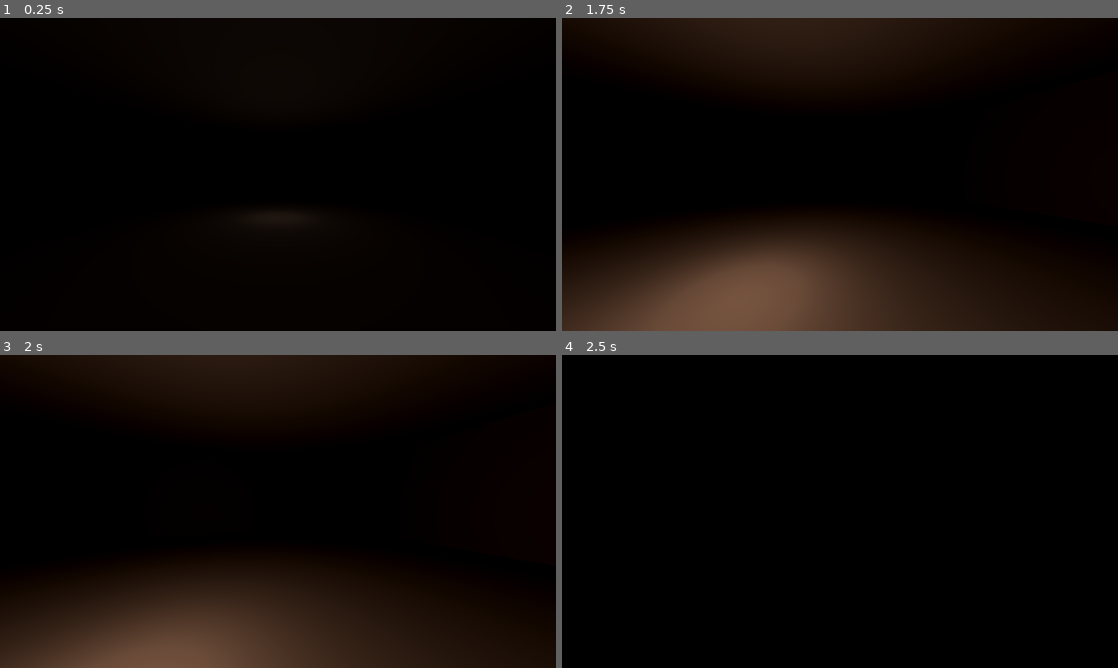
Above: before the commit, frames 1-4 (two rows, left to right).
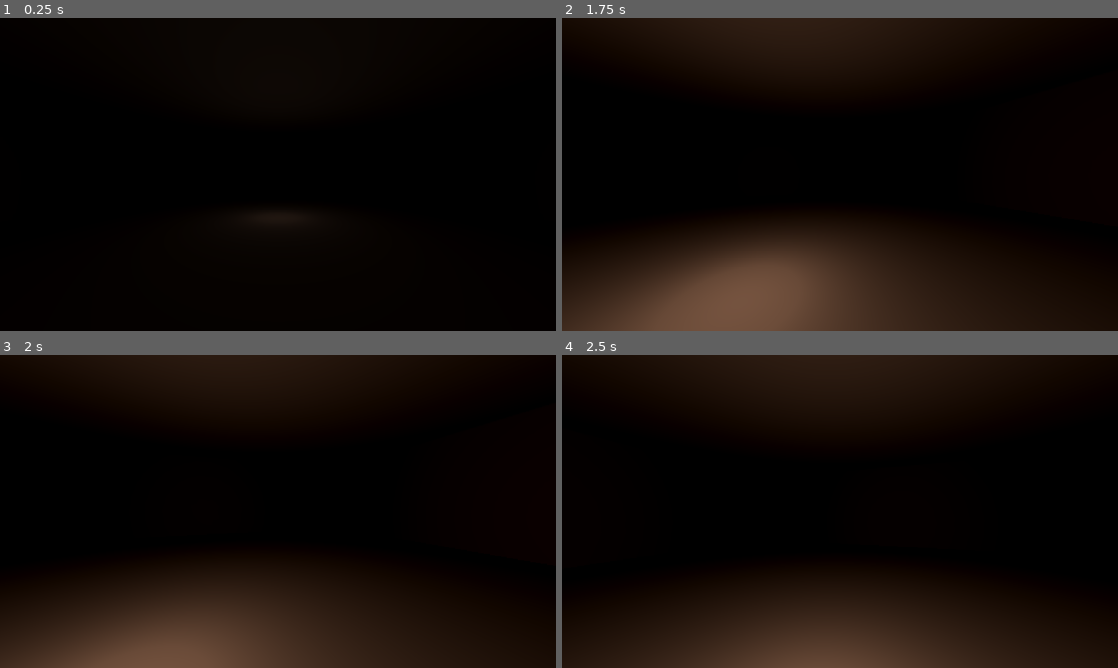
Above: after the commit, the same moments.

Repository: NikolayLobkov/3hourjam
Game: Godot game, scene res://levels/test_room.tscn
Same seed, same stepped clock (60 frames per second), same inputs: the game is played once before the commit and once after it. This scene is started directly instead of the project's main scene. The engine's default icon, where the game draws it, is replaced by a stand-in: a white triangle on a blue panel in a dark square.
Inputs (mouse positions are in pixels of both pictures, inside the frame that each line leads up to):
- Up to frame 1 (0.25 s): no input
- Up to frame 2 (1.75 s): tap Enter at 0.5 s; move the mouse to (834, 180) at 0.52 s; hold W (move_forward) from 0.53 s (still down); tap 1 (action_1) at 0.6 s; tap 2 (action_2) at 0.8, 1.35 s; move the mouse to (878, 177) at 1.27 s; tap 3 (action_3) at 1.55 s
- Up to frame 3 (2 s): keep holding W (move_forward)
- Up to frame 4 (2.5 s): keep holding W (move_forward); move the mouse to (795, 508) at 2.02 s; tap 3 (action_3) at 2.1 s; tap 4 (action_4) at 2.3 s

Frames 1-3 are identical in both runs. In frame 4, 33% of the frame differs, in the area x 0-100%, y 0-100%.
Error before the commit: Invalid access to property or key 'global_position' on a base object of type 'null instance'. (res://objects/ritual_area.gd:20)
Error after the commit: Invalid assignment of property or key 'combination' with value of type 'String' on a base object of type 'null instance'. (res://objects/ritual_area.gd:16)

Commit message:
simple_action_system

Diff:
--- a/UI/qte_game.gd
+++ b/UI/qte_game.gd
@@ -4,18 +4,13 @@
 signal combination_successed
 signal combination_failed
 
+
 @onready var main: Control = $Main
-@onready var pool: Control = $Pool
+
 
 var playing: bool = false
 var combination: String = '123456'
 
-func _physics_process(_delta: float) -> void:
-	if not playing: return
-
-
-
-
 
 func start() -> void:
 	playing = true
--- a/UI/qte_game.tscn
+++ b/UI/qte_game.tscn
@@ -1,12 +1,12 @@
-[gd_scene load_steps=3 format=3 uid="uid://blha2pgibs2lf"]
+[gd_scene load_steps=2 format=3 uid="uid://blha2pgibs2lf"]
 
 [ext_resource type="Script" uid="uid://dmyxj62kcu2oe" path="res://UI/qte_game.gd" id="1_t0a1t"]
-[ext_resource type="PackedScene" uid="uid://bt0cex65wlu7q" path="res://UI/qte_action.tscn" id="2_pf8v2"]
 
 [node name="QTEGame" type="CanvasLayer"]
 script = ExtResource("1_t0a1t")
 
 [node name="Main" type="Control" parent="."]
+visible = false
 layout_mode = 3
 anchors_preset = 15
 anchor_right = 1.0
@@ -15,53 +15,49 @@
 grow_vertical = 2
 mouse_filter = 1
 
-[node name="Pool" type="Control" parent="."]
+[node name="HBoxContainer" type="HBoxContainer" parent="Main"]
+layout_mode = 1
+anchors_preset = 14
+anchor_top = 0.5
+anchor_right = 1.0
+anchor_bottom = 0.5
+offset_top = -65.0
+offset_bottom = 65.0
+grow_horizontal = 2
+grow_vertical = 2
+alignment = 1
+
+[node name="Button" type="Button" parent="Main/HBoxContainer"]
+layout_mode = 2
+text = "Поклон"
+
+[node name="Button2" type="Button" parent="Main/HBoxContainer"]
+layout_mode = 2
+text = "Пустить кровь"
+
+[node name="Button3" type="Button" parent="Main/HBoxContainer"]
+layout_mode = 2
+text = "Петь"
+
+[node name="Book" type="Control" parent="."]
 visible = false
 layout_mode = 3
-anchors_preset = 0
-offset_left = 554.0
-offset_top = -184.0
-offset_right = 594.0
-offset_bottom = -144.0
+anchors_preset = 15
+anchor_right = 1.0
+anchor_bottom = 1.0
+grow_horizontal = 2
+grow_vertical = 2
 
-[node name="1" parent="Pool" instance=ExtResource("2_pf8v2")]
-layout_mode = 0
-offset_left = 0.0
-offset_top = 0.0
-offset_right = 40.0
-offset_bottom = 40.0
-
-[node name="2" parent="Pool" instance=ExtResource("2_pf8v2")]
-layout_mode = 0
-offset_left = 0.0
-offset_top = 0.0
-offset_right = 40.0
-offset_bottom = 40.0
-
-[node name="3" parent="Pool" instance=ExtResource("2_pf8v2")]
-layout_mode = 0
-offset_left = 0.0
-offset_top = 0.0
-offset_right = 40.0
-offset_bottom = 40.0
-
-[node name="4" parent="Pool" instance=ExtResource("2_pf8v2")]
-layout_mode = 0
-offset_left = 0.0
-offset_top = 0.0
-offset_right = 40.0
-offset_bottom = 40.0
-
-[node name="5" parent="Pool" instance=ExtResource("2_pf8v2")]
-layout_mode = 0
-offset_left = 0.0
-offset_top = 0.0
-offset_right = 40.0
-offset_bottom = 40.0
-
-[node name="6" parent="Pool" instance=ExtResource("2_pf8v2")]
-layout_mode = 0
-offset_left = 0.0
-offset_top = 0.0
-offset_right = 40.0
-offset_bottom = 40.0
+[node name="Panel" type="Panel" parent="Book"]
+layout_mode = 1
+anchors_preset = 8
+anchor_left = 0.5
+anchor_top = 0.5
+anchor_right = 0.5
+anchor_bottom = 0.5
+offset_left = -350.0
+offset_top = -260.0
+offset_right = 350.0
+offset_bottom = 260.0
+grow_horizontal = 2
+grow_vertical = 2
--- a/levels/main_room.tscn
+++ b/levels/main_room.tscn
@@ -7,11 +7,30 @@
 [ext_resource type="PackedScene" uid="uid://cedotbanlwp23" path="res://objects/combination_creator.tscn" id="5_wn8mm"]
 [ext_resource type="PackedScene" uid="uid://blha2pgibs2lf" path="res://UI/qte_game.tscn" id="6_dsdcb"]
 [ext_resource type="PackedScene" uid="uid://b0dqmv5mn3a8u" path="res://objects/demon_summoner.tscn" id="7_c2lvv"]
+[ext_resource type="Script" uid="uid://bp6w7frh5jdyk" path="res://objects/ritual.gd" id="7_wn8mm"]
 [ext_resource type="Texture2D" uid="uid://dxvv8weavsw3p" path="res://icon.svg" id="8_nehim"]
 [ext_resource type="PackedScene" uid="uid://tr2gnn5ud7dr" path="res://global/trigger.tscn" id="9_5c206"]
 
 [sub_resource type="CylinderShape3D" id="CylinderShape3D_dt74c"]
-radius = 1.1337891
+radius = 1.1
+
+[sub_resource type="CylinderMesh" id="CylinderMesh_dt74c"]
+top_radius = 1.1
+bottom_radius = 1.1
+
+[sub_resource type="StandardMaterial3D" id="StandardMaterial3D_wn8mm"]
+transparency = 4
+albedo_color = Color(1, 0.43333334, 0, 0.23921569)
+
+[sub_resource type="GDScript" id="GDScript_wn8mm"]
+script/source = "extends Label3D
+
+
+
+
+func _on_ritual_action_maked(act: String) -> void:
+	text = act
+"
 
 [node name="MainRoom" type="Node3D"]
 
@@ -42,6 +61,12 @@
 
 [node name="QTEGame" parent="RitualArea" instance=ExtResource("6_dsdcb")]
 
+[node name="Ritual" type="Node" parent="RitualArea"]
+script = ExtResource("7_wn8mm")
+
+[node name="ActionRestTimer" type="Timer" parent="RitualArea/Ritual"]
+process_callback = 0
+
 [node name="DemonSummoner" parent="RitualArea" instance=ExtResource("7_c2lvv")]
 transform = Transform3D(1, 0, 0, 0, 1, 0, 0, 0, 1, 0, 1, 0)
 
@@ -59,4 +84,14 @@
 [node name="CollisionShape3D" type="CollisionShape3D" parent="RitualArea/Trigger"]
 shape = SubResource("CylinderShape3D_dt74c")
 
+[node name="DebugTriggerShape" type="MeshInstance3D" parent="RitualArea/Trigger"]
+mesh = SubResource("CylinderMesh_dt74c")
+surface_material_override/0 = SubResource("StandardMaterial3D_wn8mm")
+
+[node name="ActionLabel" type="Label3D" parent="RitualArea"]
+transform = Transform3D(1, 0, 0, 0, 1, 0, 0, 0, 1, 0, 1.5687656, 0)
+billboard = 1
+script = SubResource("GDScript_wn8mm")
+
+[connection signal="action_maked" from="RitualArea/Ritual" to="RitualArea/ActionLabel" method="_on_ritual_action_maked"]
 [connection signal="player_entered" from="RitualArea/Trigger" to="RitualArea" method="_on_trigger_player_entered"]
--- /dev/null
+++ b/objects/ritual.gd
@@ -0,0 +1,55 @@
+extends Node
+
+
+signal action_maked(act: String)
+
+@onready var action_rest_timer: Timer = $ActionRestTimer
+
+var combination: String = '123456'
+var cur_action: String = ''
+
+
+func start() -> void:
+	for i: int in combination.length():
+		action(combination[i])
+		print(combination[i])
+
+		await action_rest_timer.timeout
+
+
+
+
+func action(act: String) -> void:
+	cur_action = act
+	action_maked.emit(act)
+
+	match act:
+		'1':
+			action_rest_timer.wait_time = 5
+		'2':
+			action_rest_timer.wait_time = 5
+		'3':
+			action_rest_timer.wait_time = 10
+		'4':
+			action_rest_timer.wait_time = 10
+		'5':
+			action_rest_timer.wait_time = 15
+		'6':
+			action_rest_timer.wait_time = 15
+
+	action_rest_timer.start()
+
+
+
+
+
+
+#func _input(event: InputEvent) -> void:
+	#if event is InputEventAction and waiting_player_input:
+		#match event.action:
+			#'action_1': action_1()
+			#'action_2': action_2()
+			#'action_3': action_3()
+			#'action_4': action_4()
+			#'action_5': action_5()
+			#'action_6': action_6()
--- a/objects/ritual_area.gd
+++ b/objects/ritual_area.gd
@@ -5,12 +5,15 @@
 @onready var demon_summoner: Marker3D = $DemonSummoner
 @onready var qte_game: CanvasLayer = $QTEGame
 @onready var player_position: Marker3D = $Trigger/PlayerPosition
+@onready var ritual: Node = $Ritual
+
 
 
 func _on_trigger_player_entered(player: Player) -> void:
 	player.input_enabled = false
 	combination_creator.create_combination()
 	qte_game.combination = combination_creator.combination
+	ritual.combination = combination_creator.combination
 
 	var fade: Control = GameManager.player_ui.fade
 
@@ -24,7 +27,8 @@
 	await fade.faded_out
 
 
-	qte_game.start()
+	#qte_game.start()
+	ritual.start()
 
 
 func _ready() -> void:
Not shown: 1 places in levels/main_room.tscn that only renumber resources
Not shown, added: objects/ritual.gd.uid
